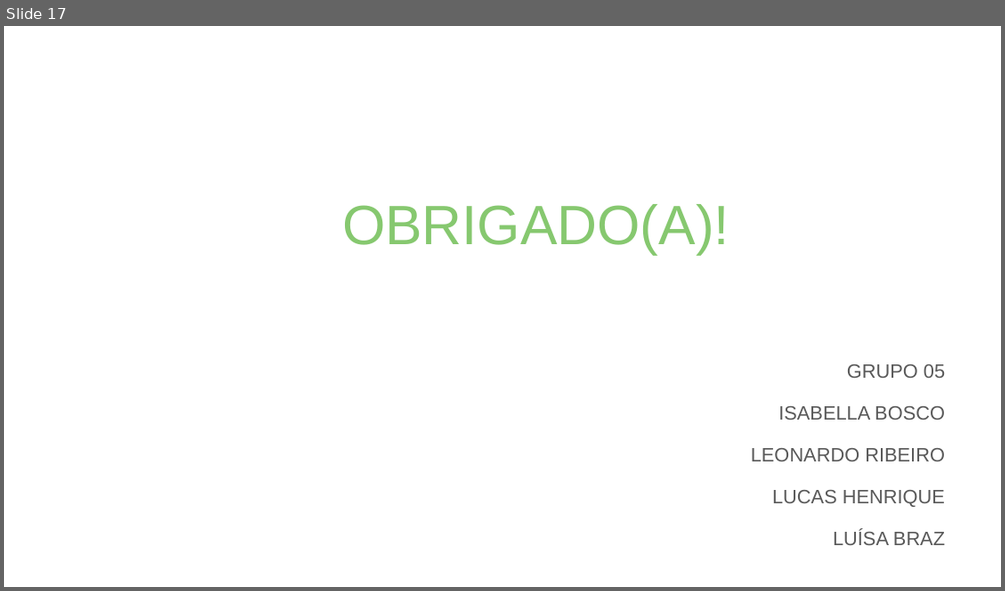
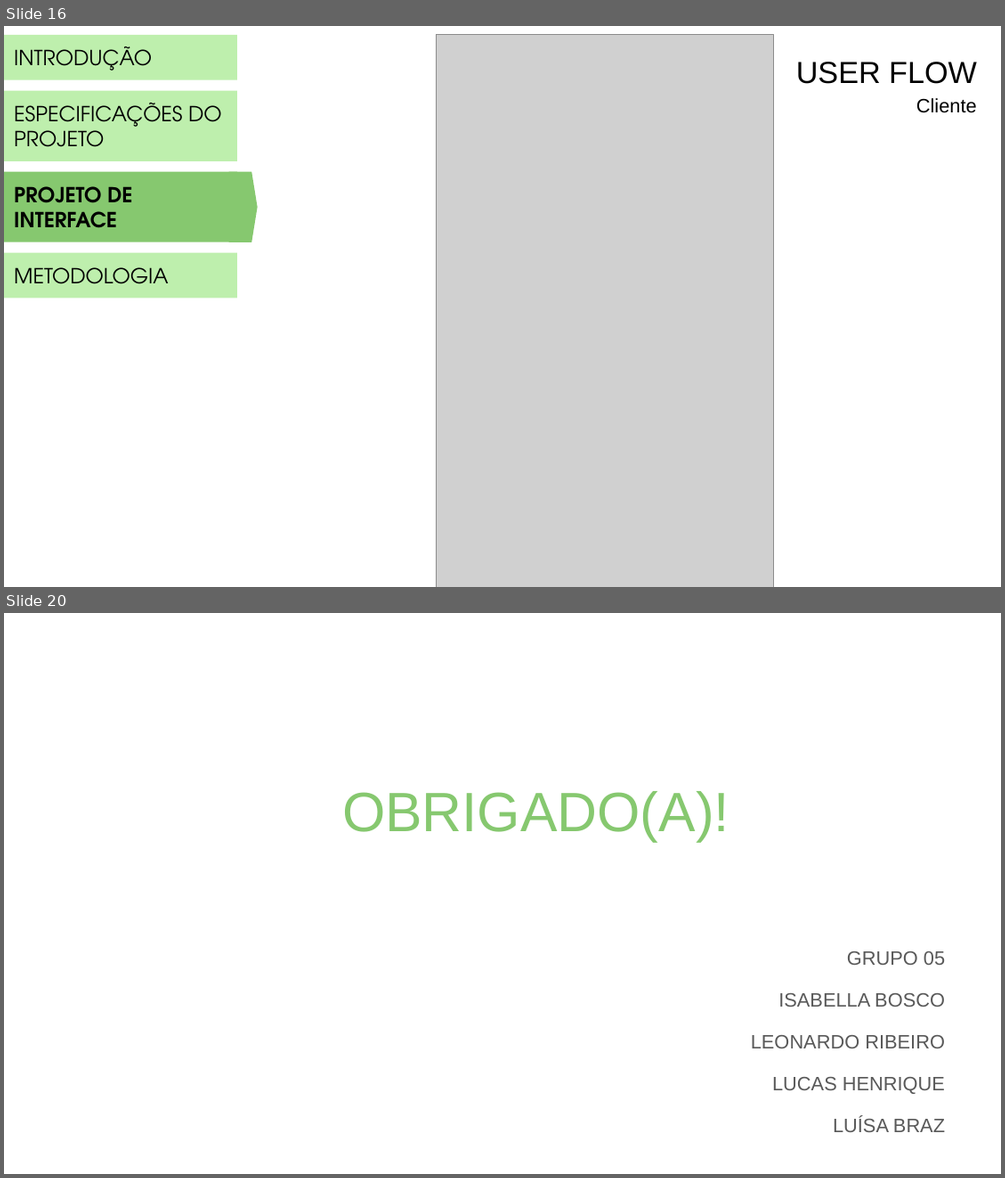
Before and after one commit to PSG-TIAPN-2022-1/psg-tiapn-2023-1-minha-avo-que-fez, a slide deck: docs/apresentacao/LANCHES DA VOVÓ.pptx. Shown one above the other, each under a label of ours: slide 17 before the commit, slides 16 and 20 after it; the slides between them are not shown. The pictures are 1005x591 and 1005x1178 pixels, drawn with LibreOffice and Linux fonts; fonts in the diff are those of the drawing; grey boxes stand for pictures. Boxes give left, top, right and bottom in pixels: in the first picture for what was removed or moved away, otherwise in the second. Text is boxed around its words. In the diff, an @@ line names an element or a change of style, - is before the commit and + after.

```diff
--- a/docs/apresentacao/LANCHES DA VOVÓ.pptx
+++ b/docs/apresentacao/LANCHES DA VOVÓ.pptx
@@ slide 16 added at [4, 26, 1001, 587], background #FFFFFF @@
@@ rectangle added at [4, 35, 237, 79], fill #BEEFAD, 15 pt, text #000000 @@
+INTRODUÇÃO
@@ picture added at [436, 35, 774, 587] @@
@@ text added at [796, 62, 977, 113], 22 pt, text #000000 @@
+USER FLOW
+Cliente
@@ rectangle added at [4, 91, 237, 161], fill #BEEFAD, 15 pt, text #000000 @@
+ESPECIFICAÇÕES DO PROJETO
@@ rectangle added at [4, 172, 237, 242], fill #86C86F, 15 pt, text #000000, bold @@
+PROJETO DE INTERFACE
@@ flow chart offpage connector added at [228, 172, 257, 242], fill #86C86F @@
@@ rectangle added at [4, 252, 237, 297], fill #BEEFAD, 15 pt, text #000000 @@
+METODOLOGIA
@@ what was slide 17 is now slide 20 @@
```
Also in this commit, not shown: 8 slides changed, 10 other slides added, 8 slides removed.
